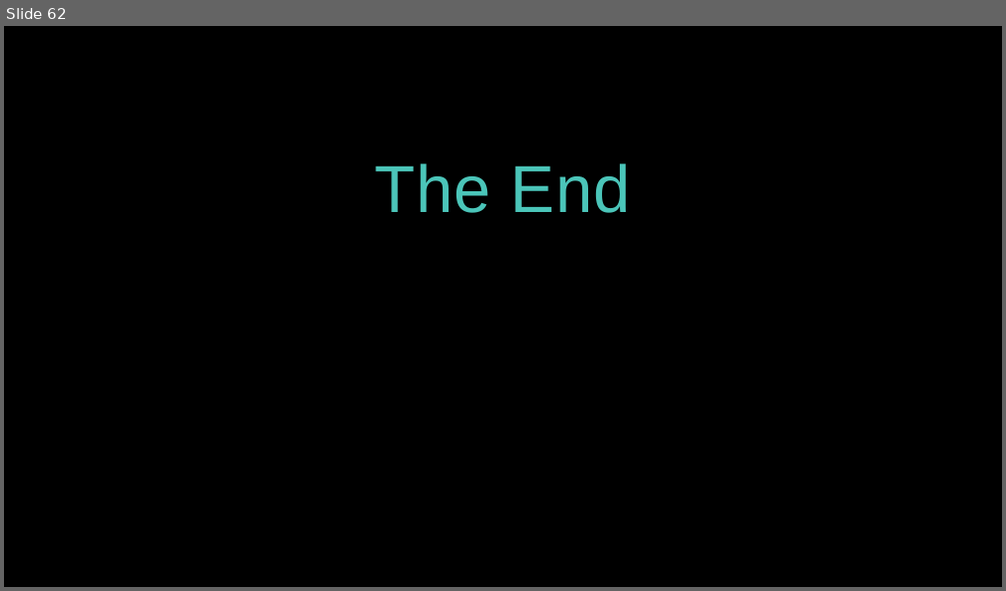
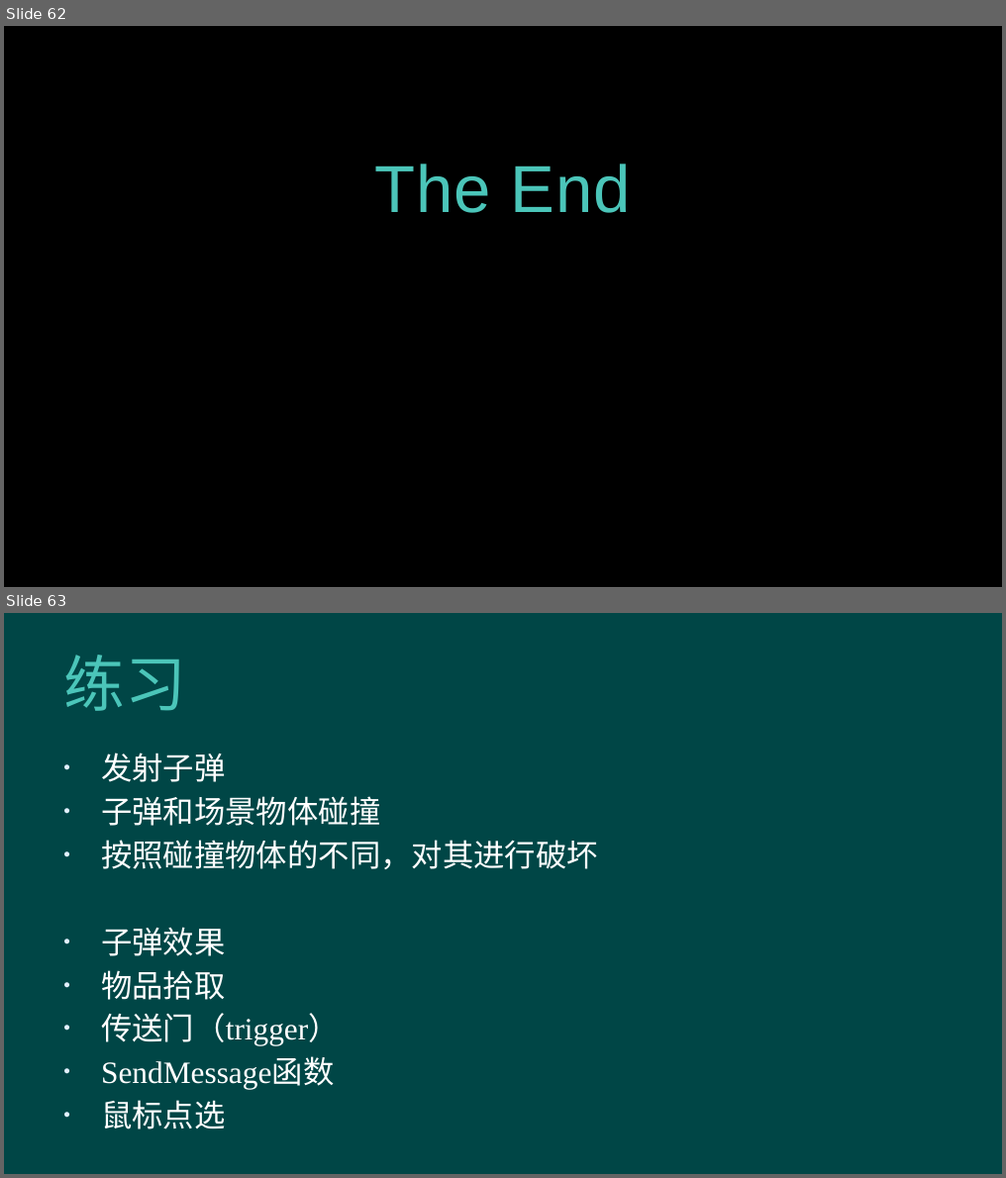
Before and after one commit to hanhonglei/Course_GameEngine, a slide deck: Slides/Principle/9 碰撞检测/9 碰撞检测.pptx. Shown one above the other, each under a label of ours: slide 62 before the commit, slides 62 and 63 after it. The pictures are 1006x591 and 1006x1178 pixels, drawn with LibreOffice and Linux fonts; fonts in the diff are those of the drawing; background and template pictures are left out. Boxes give left, top, right and bottom in pixels: in the first picture for what was removed or moved away, otherwise in the second. Text is boxed around its words. In the diff, an @@ line names an element or a change of style, - is before the commit and + after.

```diff
--- a/Slides/Principle/9 碰撞检测/9 碰撞检测.pptx
+++ b/Slides/Principle/9 碰撞检测/9 碰撞检测.pptx
@@ slide 63 added at (4, 613, 1002, 1174), background #004646 @@
@@ title added at (63, 655, 186, 711), 44 pt, text #4BC5B9 @@
+练习
@@ text added at (101, 753, 598, 1130), 22.4 pt, text #FFFFFF @@
+• 发射子弹
+• 子弹和场景物体碰撞
+• 按照碰撞物体的不同，对其进行破坏
+• 子弹效果
+• 物品拾取
+• 传送门（trigger）
+• SendMessage函数
+• 鼠标点选
```
Also in this commit, not shown: 46 other files.
